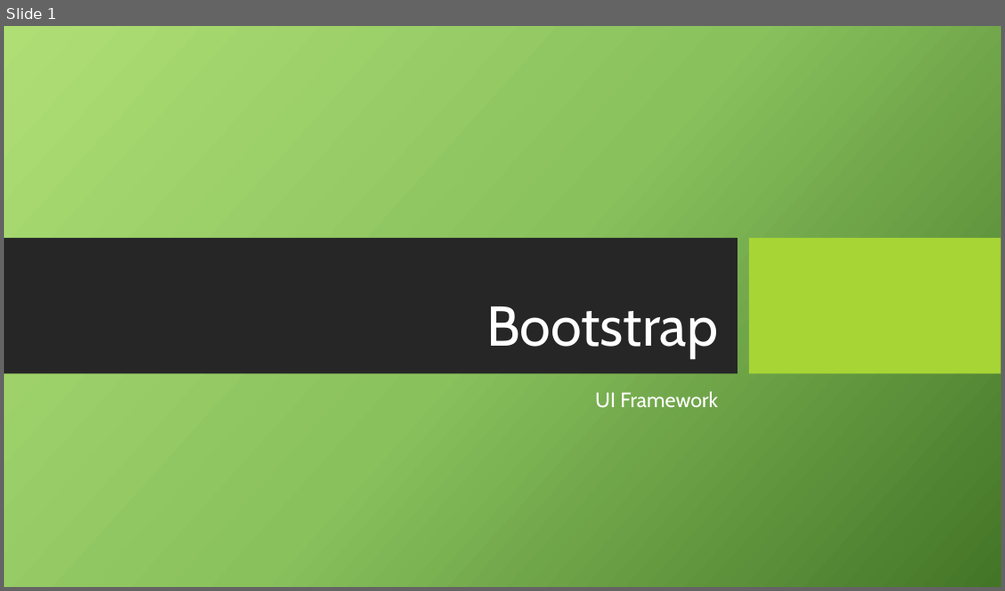
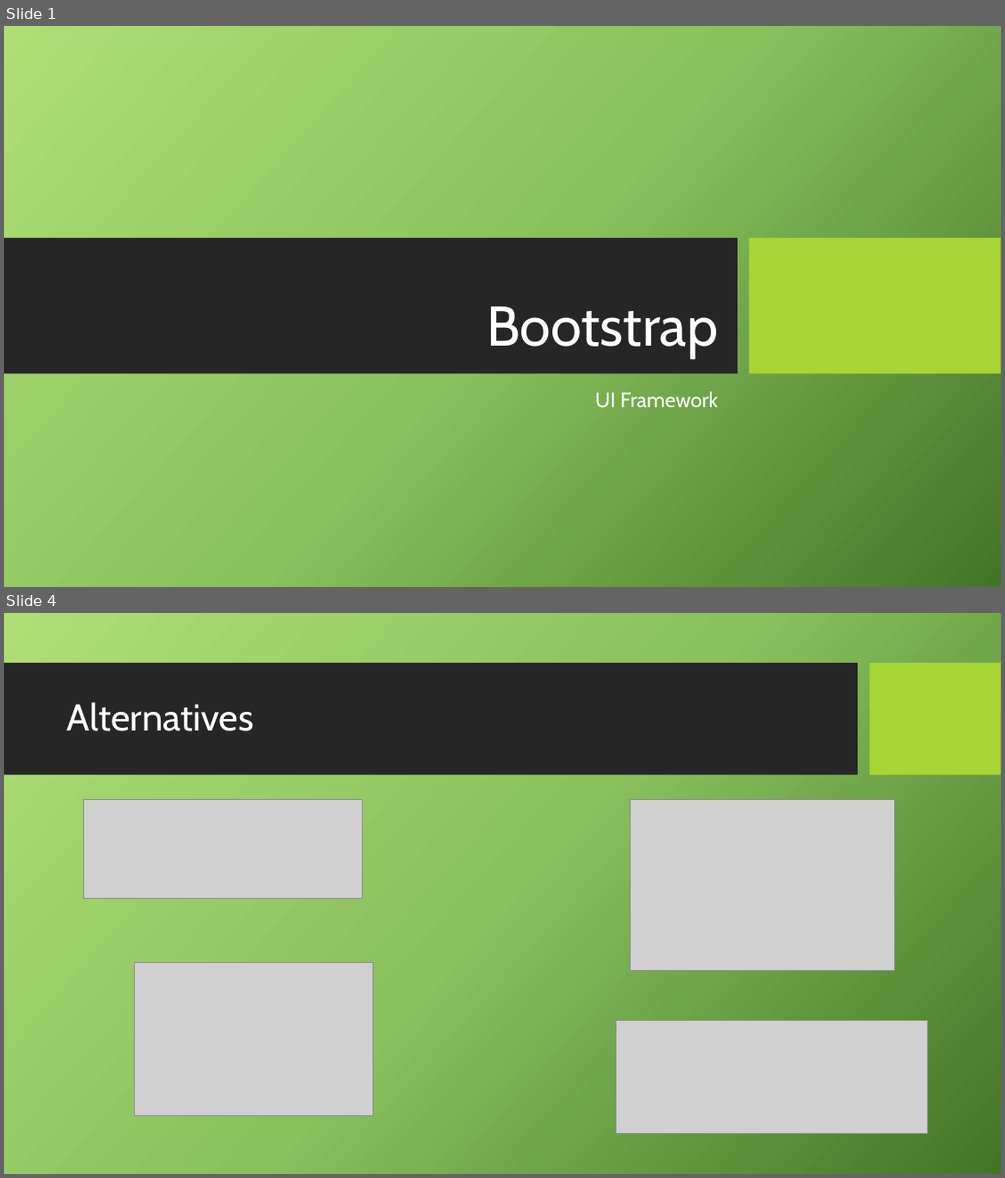
Before and after one commit to Mishurin/frontend-examples, a slide deck: bootstrap/Bootstrap.pptx. Shown one above the other, each under a label of ours: slide 1 before the commit, slides 1 and 4 after it; the slides between them are not shown. The pictures are 1005x591 and 1005x1178 pixels, drawn with LibreOffice and Linux fonts; fonts in the diff are those of the drawing; grey boxes stand for pictures; background and template pictures are left out. Boxes give left, top, right and bottom in pixels: in the first picture for what was removed or moved away, otherwise in the second. Text is boxed around its words. In the diff, an @@ line names an element or a change of style, - is before the commit and + after.

```diff
--- a/bootstrap/Bootstrap.pptx
+++ b/bootstrap/Bootstrap.pptx
@@ slide 4 added at (4,613,1001,1174), background picture (left out) @@
@@ rectangle added at (4,663,858,775), fill #262626 @@
@@ rectangle added at (870,663,1001,775), fill #A7D535 @@
@@ title added at (67,702,254,731), 36 pt, text #FFFFFF @@
+Alternatives
@@ picture added at (84,799,362,899) @@
@@ picture added at (630,799,895,971) @@
@@ picture added at (134,963,372,1116) @@
@@ picture added at (615,1021,928,1134) @@
```
Also in this commit, not shown: 5 other slides added, 8 other files.
